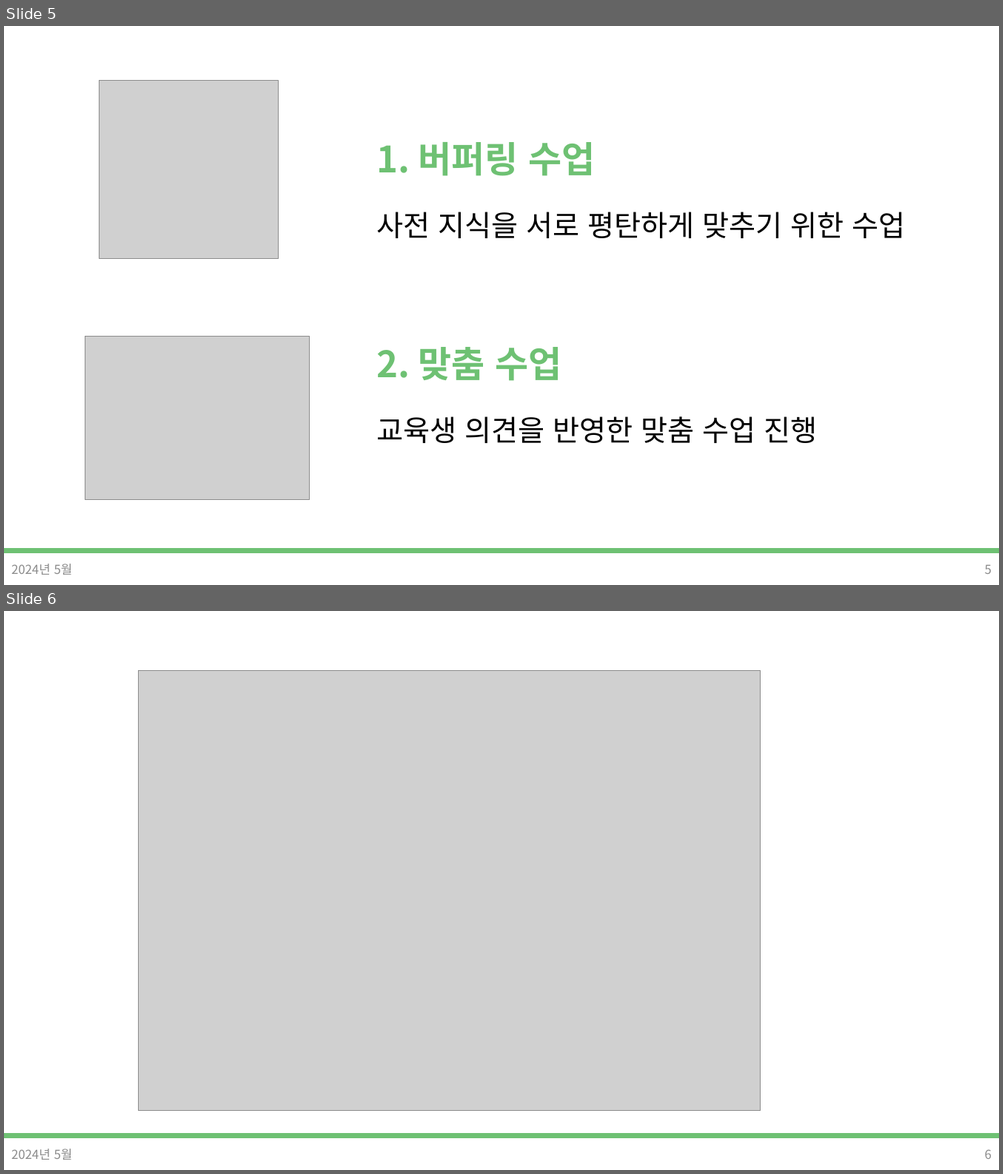
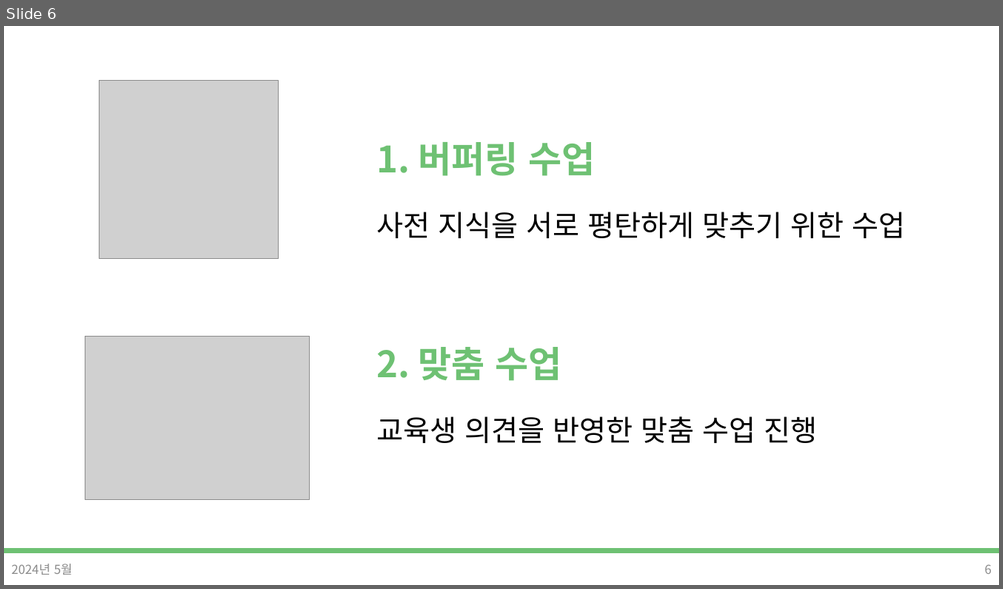
Before and after one commit to DevDamon0527/SeSAC_Yeongdeungpo_Campus_6th, a slide deck: material/[SeSAC_YDP_6] 01_ot,git.pptx. Shown one above the other, each under a label of ours: slides 5 and 6 before the commit, slide 6 after it. The pictures are 1003x1174 and 1003x589 pixels, drawn with LibreOffice and Linux fonts; fonts in the diff are those of the drawing; grey boxes stand for pictures; background and template pictures are left out. Boxes give left, top, right and bottom in pixels: in the first picture for what was removed or moved away, otherwise in the second. Text is boxed around its words. In the diff, an @@ line names an element or a change of style, - is before the commit and + after.

```diff
--- a/material/[SeSAC_YDP_6] 01_ot,git.pptx
+++ b/material/[SeSAC_YDP_6] 01_ot,git.pptx
@@ slide 6 removed at <box>4,611,999,1170</box>, background #FFFFFF; not listed: 1 template element that a slide beside it also shows @@
@@ picture removed at <box>138,671,760,1112</box> @@
@@ text removed at <box>11,1149,73,1160</box> @@
-2024년 5월
@@ page number removed at <box>984,1150,991,1159</box> @@
-6
@@ what was slide 5 is now slide 6 @@
@@ page number at <box>984,565,991,574</box>: text changed @@
-5
+6
```
Also in this commit, not shown: 13 slides changed, 1 slide added, 3 other slides removed.
